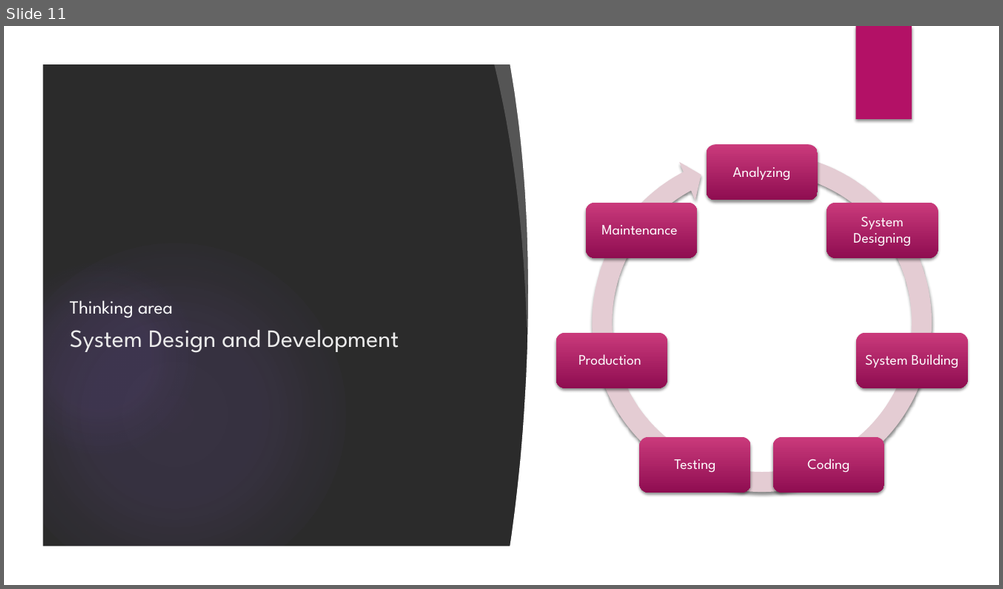
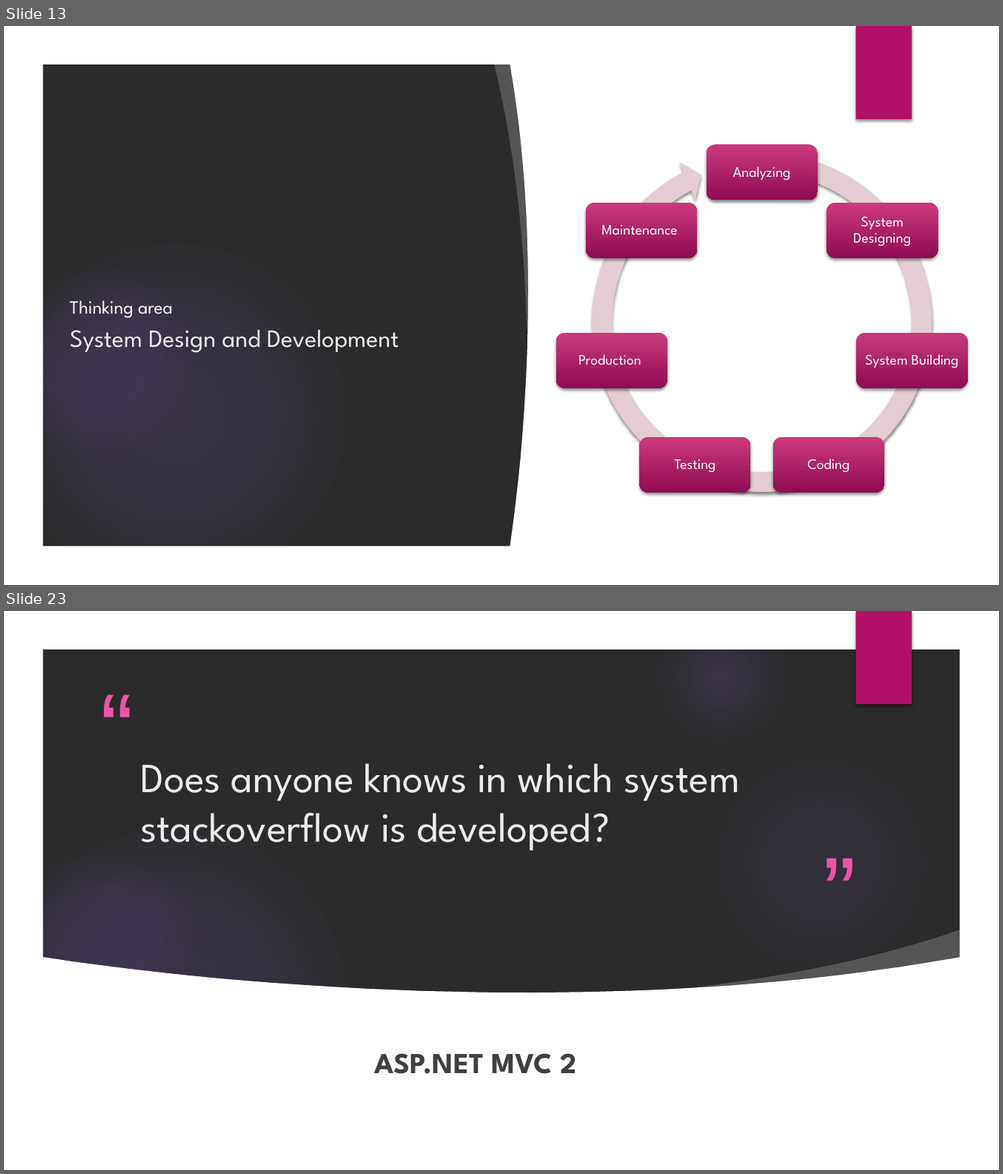
Before and after one commit to accorddeveloper/ASP.NET-MVC-Bootstrapper-Installed-Example, a slide deck: Presentation.pptx. Shown one above the other, each under a label of ours: slide 11 before the commit, slides 13 and 23 after it; the slides between them are not shown. The pictures are 1003x589 and 1003x1174 pixels, drawn with LibreOffice and Linux fonts; fonts in the diff are those of the drawing; background and template pictures are left out; a plain dark background stands for a picture behind light text. Boxes give left, top, right and bottom in pixels: in the first picture for what was removed or moved away, otherwise in the second. Text is boxed around its words. In the diff, an @@ line names an element or a change of style, - is before the commit and + after.

```diff
--- a/Presentation.pptx
+++ b/Presentation.pptx
@@ slide 23 added at bbox=[4, 611, 999, 1170], background picture (left out); not listed: 6 template elements that a slide beside it also shows @@
@@ text added at bbox=[76, 661, 142, 789], 96 pt, text #EF53A5 @@
+“
@@ title added at bbox=[140, 763, 740, 851], 40 pt, text #EBEBEB @@
+Does anyone knows in which system stackoverflow is developed?
@@ ellipse added at bbox=[706, 748, 936, 977], fill gradient #9B6BF2 @@
@@ text added at bbox=[811, 824, 864, 953], 96 pt, text #EF53A5 @@
+”
@@ freeform shape added at bbox=[696, 930, 967, 1011], fill #FFFFFF at 20% opacity @@
@@ freeform shape added at bbox=[41, 957, 962, 1148], fill #FFFFFF @@
@@ text added at bbox=[374, 1054, 576, 1074], 28 pt, text #404040, bold @@
+ASP.NET MVC 2
@@ what was slide 11 is now slide 13 @@
```
Also in this commit, not shown: 8 slides changed, 10 other slides added, 2 slides removed, 1 other file.
